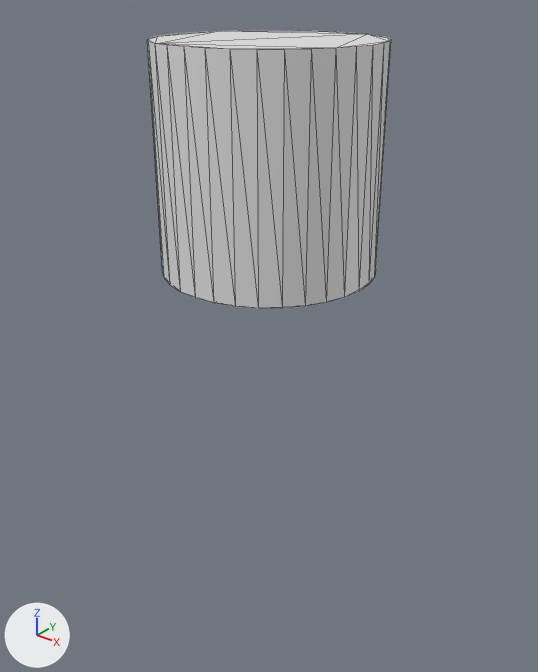
The glTF model simple_robot (1).glb, before and after one commit.
One viewpoint serves both versions: a camera (50 mm lens) standing at (4.15, -5.18, 4.98) and looking at (0.03, -0.03, 1.79). Arrows for +X, +Y and +Z are at lower left; the lights stay in place. Mesh edges are drawn as thin lines.

Objects in the first picture: 'link2'.
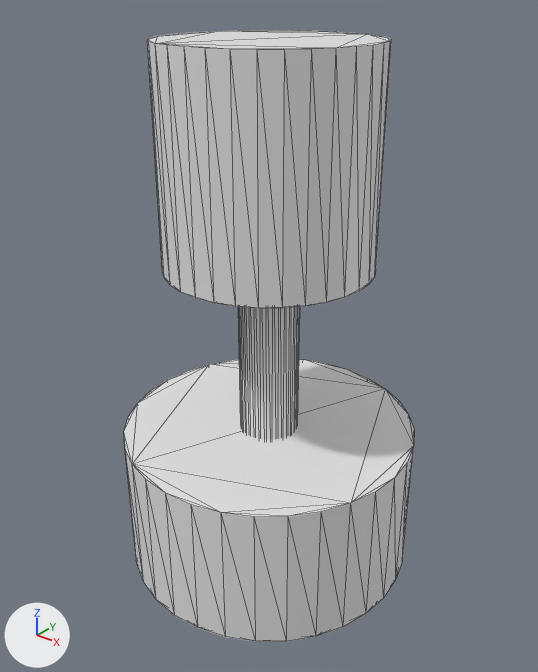
Boxes (x1, y1, x2, y2) around the edits, measured in the pictures (538 x 672 px):
'base', added: after (124, 359, 414, 642)
'link1', added: after (238, 307, 300, 439)

What changed in the scene script:
```text
Add me_円柱_001:
    me_円柱_001.from_pydata(...)  # 64 vertices, 124 faces; spans x -0.3..0.3, y -0.3..0.3, z -0.5..3.5
Add me_円柱:
    me_円柱.from_pydata(...)  # a 32-sided cylinder along z spanning x -1.5..1.5, y -1.5..1.5, z -0.75..0.75
Add ob_link1:
    ob_link1 = bpy.data.objects.new('link1', me_円柱_001)
    ob_link1.location = (0.0, 0.0, 0.0)
Add ob_base:
    ob_base = bpy.data.objects.new('base', me_円柱)
    ob_base.location = (0.0, 0.0, 0.0)
```
